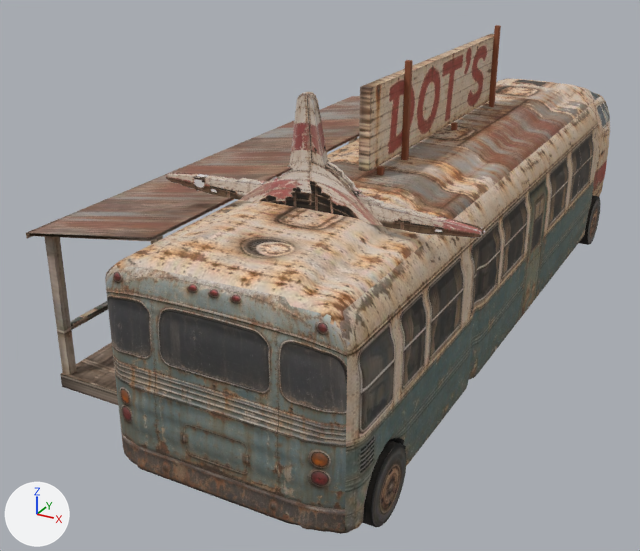
Before and after pictures for a commit that changed the glTF model public/assets/models/wasteland/town/outposts.glb.
Rendered twice from a 50 mm camera at (5.86, -16.07, 7.95) aimed at (-2.18, -1.44, 0.64). Arrows for +X, +Y and +Z are at lower left; the lights stay in place. The first picture is the older version. Where no turn or scale is listed for an object, it has been applied to the vertices.

Names of what the first picture shows: 'dot-diner:body', 'dot-diner:porch', 'dot-diner:sign-post-2', 'dot-diner:sign-slab', 'dot-diner:tail', 'dot-diner:wheel-2-far' and 4 more.
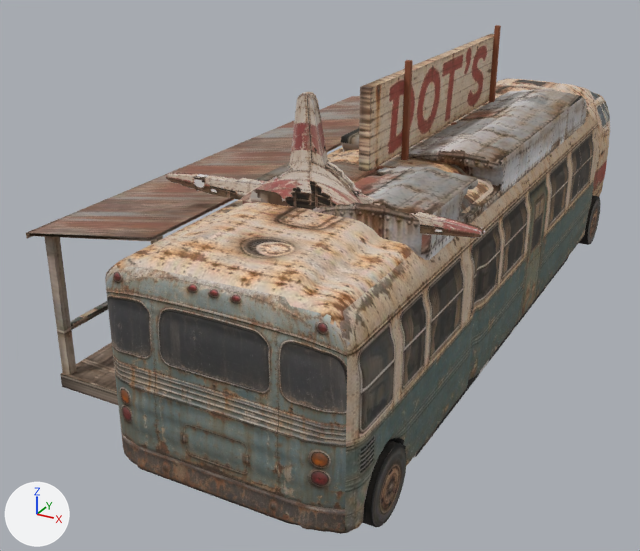
Where the change shows, as pixel boxes [x1, y1, x2, y2] in the pictures (640 x 551 px):
```json
{"object": "plane-school:body", "change": "added", "after": [243, 89, 586, 458], "faces in mat_photo___plane_school_overhead_wall (picture img_plane_school_overhead_wall)": [253, 89, 586, 223], "faces in mat_photo___plane_school_side_wall (picture img_plane_school_side_wall)": [243, 97, 586, 458], "faces in mat_photo___plane_school_rear (picture img_plane_school_rear)": [257, 100, 585, 257]}
```

Scene script edits in JSON lines:
```json
{"op": "add", "block": "img_plane_school_front", "code": ["img_plane_school_front = load_image('plane-school-front', '_unpacked/plane-school-front', 405, 724, 'sRGB')"]}
{"op": "add", "block": "img_plane_school_side_wall", "code": ["img_plane_school_side_wall = load_image('plane-school-side-wall', '_unpacked/plane-school-side-wall', 644, 724, 'sRGB')"]}
{"op": "add", "block": "img_plane_school_overhead_wall", "code": ["img_plane_school_overhead_wall = load_image('plane-school-overhead-wall', '_unpacked/plane-school-overhead-wall', 772, 865, 'sRGB')"]}
{"op": "add", "block": "img_plane_school_rear", "code": ["img_plane_school_rear = load_image('plane-school-rear', '_unpacked/plane-school-rear', 406, 724, 'sRGB')"]}
{"op": "add", "block": "mat_photo___plane_school_front", "code": ["mat_photo___plane_school_front = principled_material('Photo / plane-school-front')", "mat_photo___plane_school_front.texture = img_plane_school_front", "mat_photo___plane_school_front.roughness = 0.9"]}
{"op": "add", "block": "mat_photo___plane_school_side_wall", "code": ["mat_photo___plane_school_side_wall = principled_material('Photo / plane-school-side-wall')", "mat_photo___plane_school_side_wall.texture = img_plane_school_side_wall", "mat_photo___plane_school_side_wall.roughness = 0.9"]}
{"op": "add", "block": "mat_photo___plane_school_overhead_wall", "code": ["mat_photo___plane_school_overhead_wall = principled_material('Photo / plane-school-overhead-wall')", "mat_photo___plane_school_overhead_wall.texture = img_plane_school_overhead_wall", "mat_photo___plane_school_overhead_wall.roughness = 0.9"]}
{"op": "add", "block": "mat_photo___plane_school_rear", "code": ["mat_photo___plane_school_rear = principled_material('Photo / plane-school-rear')", "mat_photo___plane_school_rear.texture = img_plane_school_rear", "mat_photo___plane_school_rear.roughness = 0.9"]}
{"op": "add", "block": "me_plane_school_body_002", "code": ["me_plane_school_body_002 = bpy.data.meshes.new('plane-school:body.002')", "me_plane_school_body_002.from_pydata(...)  # 3502 vertices, 7000 faces; spans x -1.24..1.76, y -5.72..5.5, z 0.03..4.05", "# faces by material slot: [2277, 1363, 543, 2817]", "me_plane_school_body_002.materials.append(mat_photo___plane_school_side_wall)  # picture img_plane_school_side_wall", "me_plane_school_body_002.materials.append(mat_photo___plane_school_front)  # picture img_plane_school_front", "me_plane_school_body_002.materials.append(mat_photo___plane_school_rear)  # picture img_plane_school_rear", "me_plane_school_body_002.materials.append(mat_photo___plane_school_overhead_wall)  # picture img_plane_school_overhead_wall"]}
{"op": "add", "block": "ob_plane_school_body", "code": ["ob_plane_school_body = bpy.data.objects.new('plane-school:body', me_plane_school_body_002)", "ob_plane_school_body.location = (0.0, 0.0, 0.0)"]}
```
